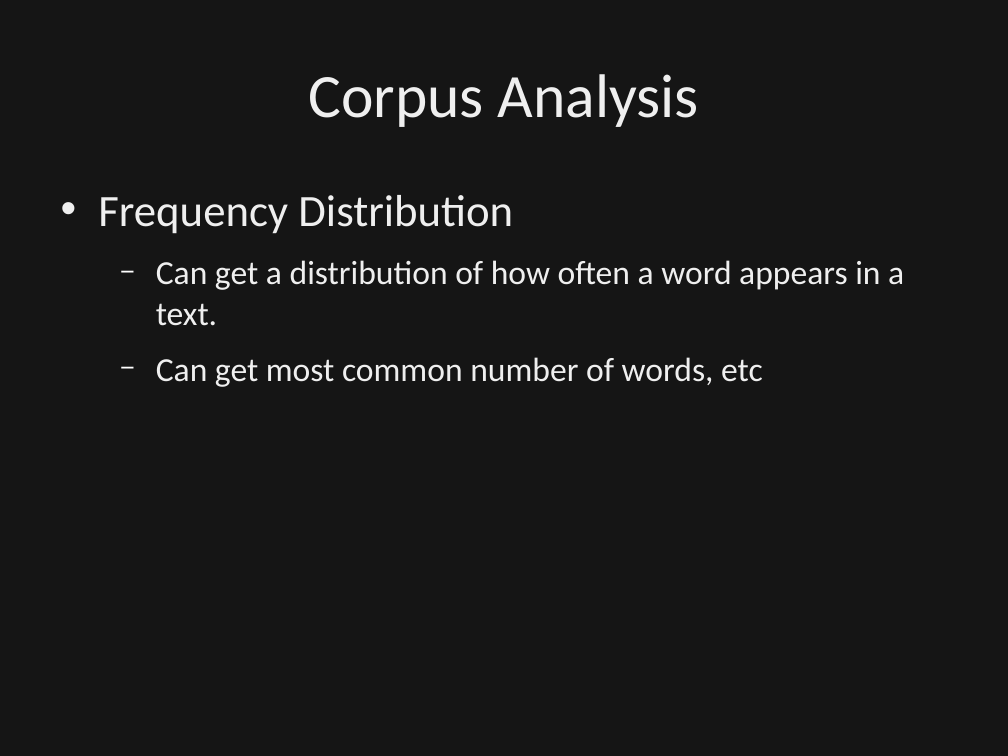
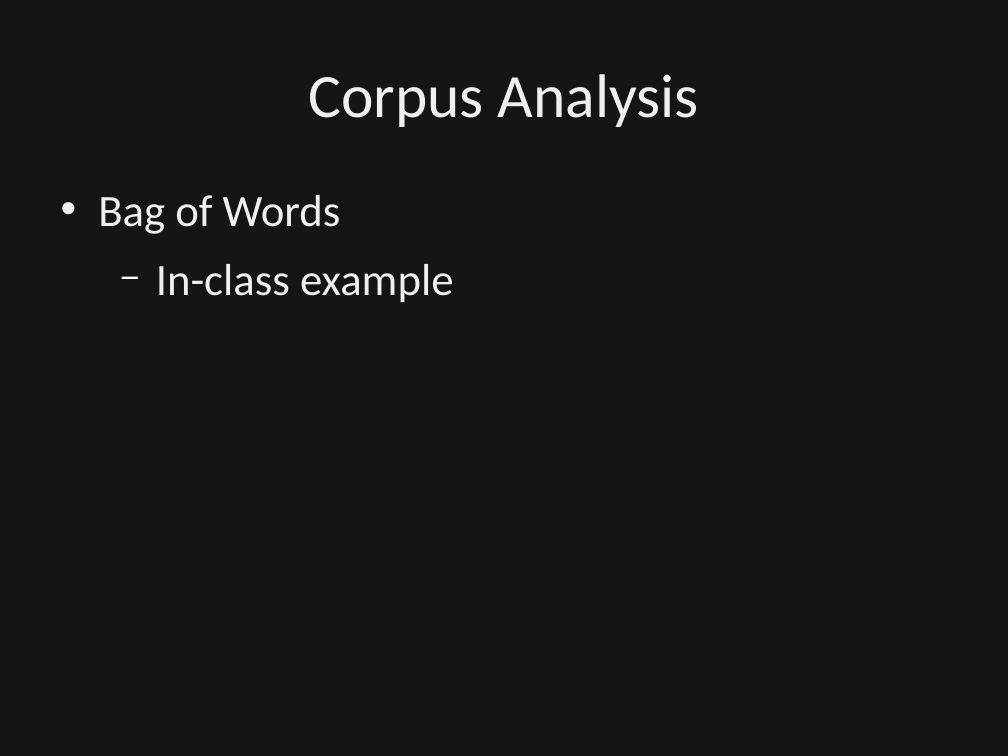
Before and after one commit to dbowmans46/PracticalProgramming, a slide deck: slide 64 of Session 7 - Python/Instructional Material/Session 7 - Python Brief Intro to NLP.odp (slide 52 before the commit). Drawn at 1008x756 pixels with LibreOffice and Linux fonts; fonts in the diff are those of the drawing; background and template pictures are left out; a plain dark background stands for a picture behind light text. Boxes give left, top, right and bottom in pixels: in the first picture for what was removed or moved away, otherwise in the second. Text is boxed around its words. In the diff, an @@ line names an element or a change of style, - is before the commit and + after.

Commit message:
Added layout for corpus analysis.  Added slides to clarify bag of words scoring, slides that describe Word2Vec, and slides that describe GloVe.  Noralized styling of slides and added references for word embedding.

```diff
--- a/Session 7 - Python/Instructional Material/Session 7 - Python Brief Intro to NLP.odp
+++ b/Session 7 - Python/Instructional Material/Session 7 - Python Brief Intro to NLP.odp
@@ text at [98,195,454,303]: text changed; size 24 to 32 pt @@
-• Frequency Distribution
-  − Can get a distribution of how often a word appears in a text.
-  − Can get most common number of words, etc
+• Bag of Words
+  − In-class example
```
Also in this commit, not shown: 8 other slides changed, 5 slides added, 1 other file.
